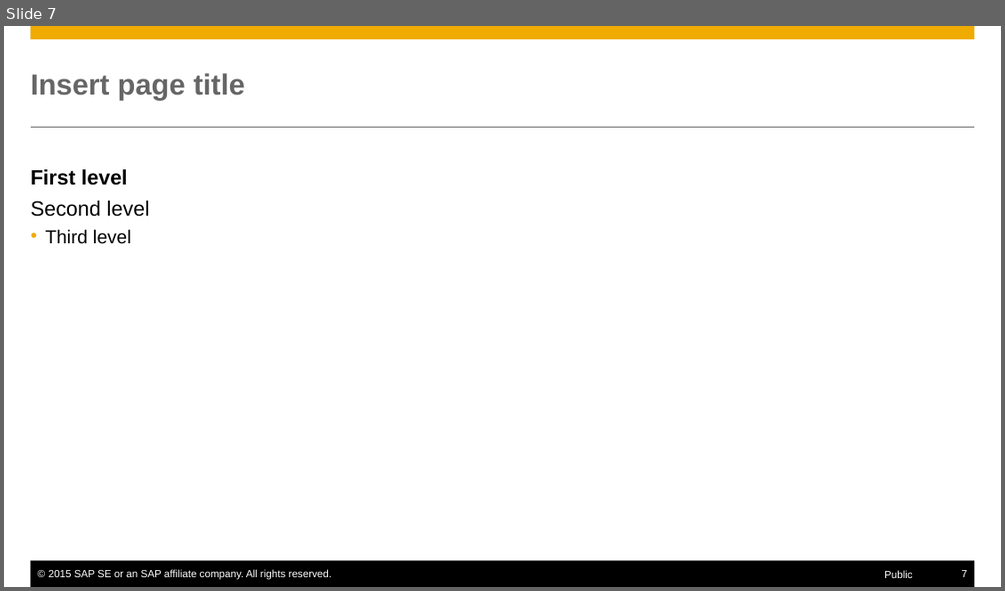
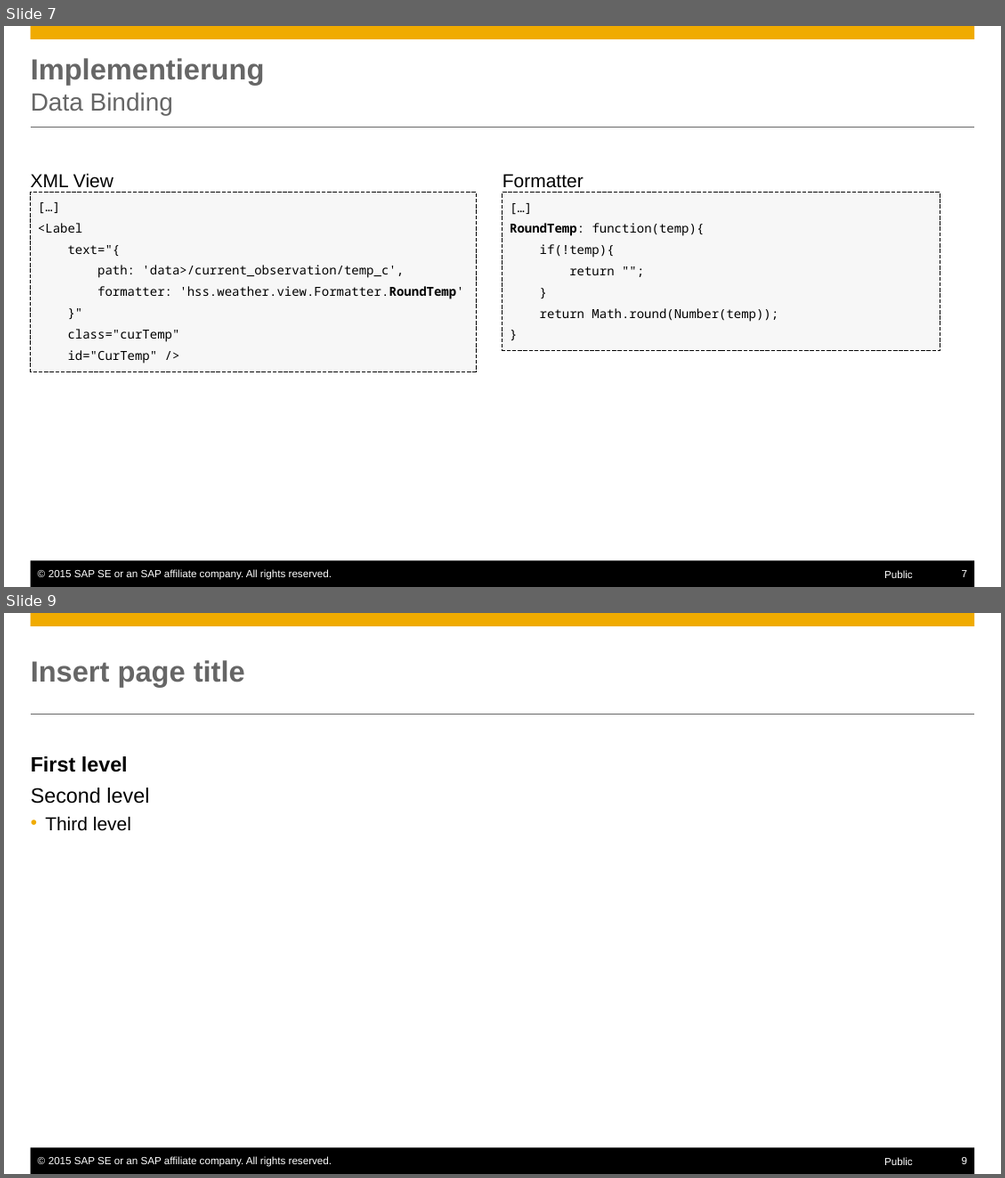
Before and after one commit to Nimuae/openui5_weather, a slide deck: Präsentation.pptx. Shown one above the other, each under a label of ours: slide 7 before the commit, slides 7 and 9 after it; the slides between them are not shown. The pictures are 1005x591 and 1005x1178 pixels, drawn with LibreOffice and Linux fonts; fonts in the diff are those of the drawing. Boxes give left, top, right and bottom in pixels: in the first picture for what was removed or moved away, otherwise in the second. Text is boxed around its words. In the diff, an @@ line names an element or a change of style, - is before the commit and + after.

```diff
--- a/Präsentation.pptx
+++ b/Präsentation.pptx
@@ slide 7 added at (x1=4, y1=26, x2=1001, y2=587), background #FFFFFF; not listed: 6 template elements that a slide beside it also shows @@
@@ title added at (x1=31, y1=58, x2=265, y2=115), 28 pt, text #666666, bold @@
+Implementierung
+Data Binding
@@ text added at (x1=31, y1=173, x2=113, y2=188), 18 pt, text #000000 @@
+XML View
@@ text added at (x1=502, y1=174, x2=583, y2=188), 18 pt, text #000000 @@
+Formatter
@@ rectangle added at (x1=30, y1=192, x2=476, y2=371), fill #F7F7F7, outline #000000 0.75 pt dashed, 12 pt, text #000000 @@
+[…]
+<Label
+text="{
+path: 'data>/current_observation/temp_c',
+formatter: 'hss.weather.view.Formatter.RoundTemp'
+}"
+class="curTemp"
+id="CurTemp" />
@@ rectangle added at (x1=502, y1=192, x2=939, y2=350), fill #F7F7F7, outline #000000 0.75 pt dashed, 12 pt, text #000000 @@
+[…]
+RoundTemp: function(temp){
+if(!temp){
+return "";
+}
+return Math.round(Number(temp));
+}
@@ what was slide 7 is now slide 9 @@
@@ page number at (x1=962, y1=1157, x2=967, y2=1164): text changed @@
-7
+9
```
Also in this commit, not shown: 1 slide changed, 5 other slides added, 4 slides removed, 1 other file.
